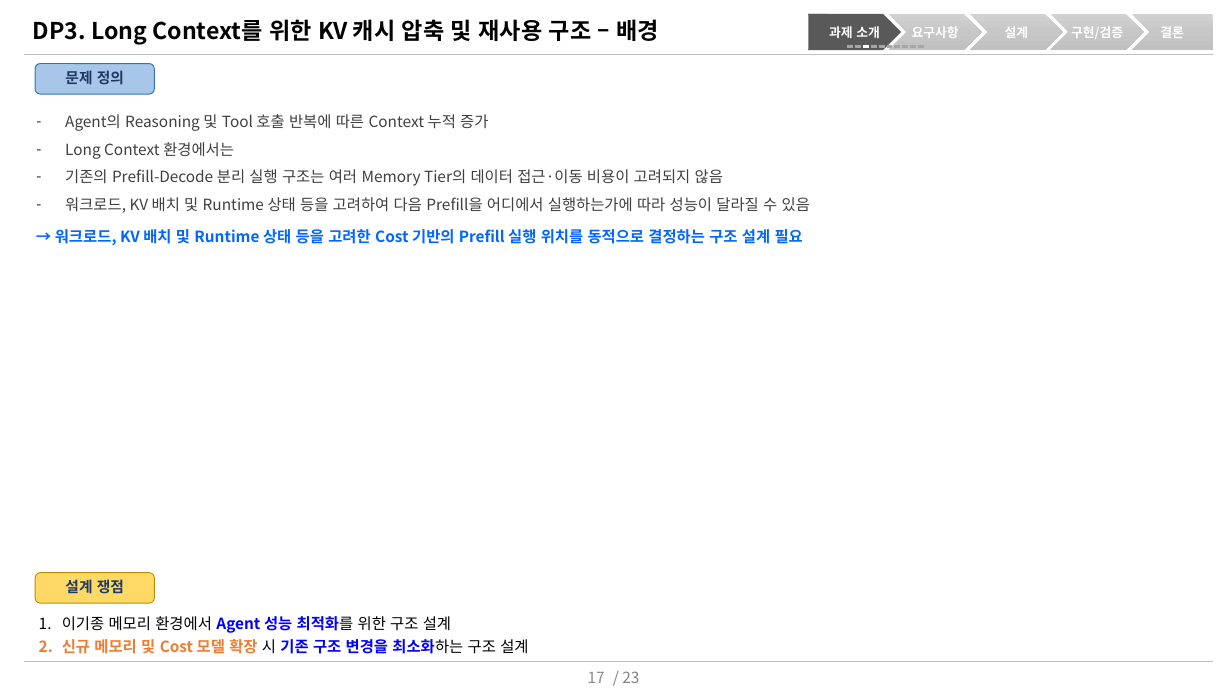
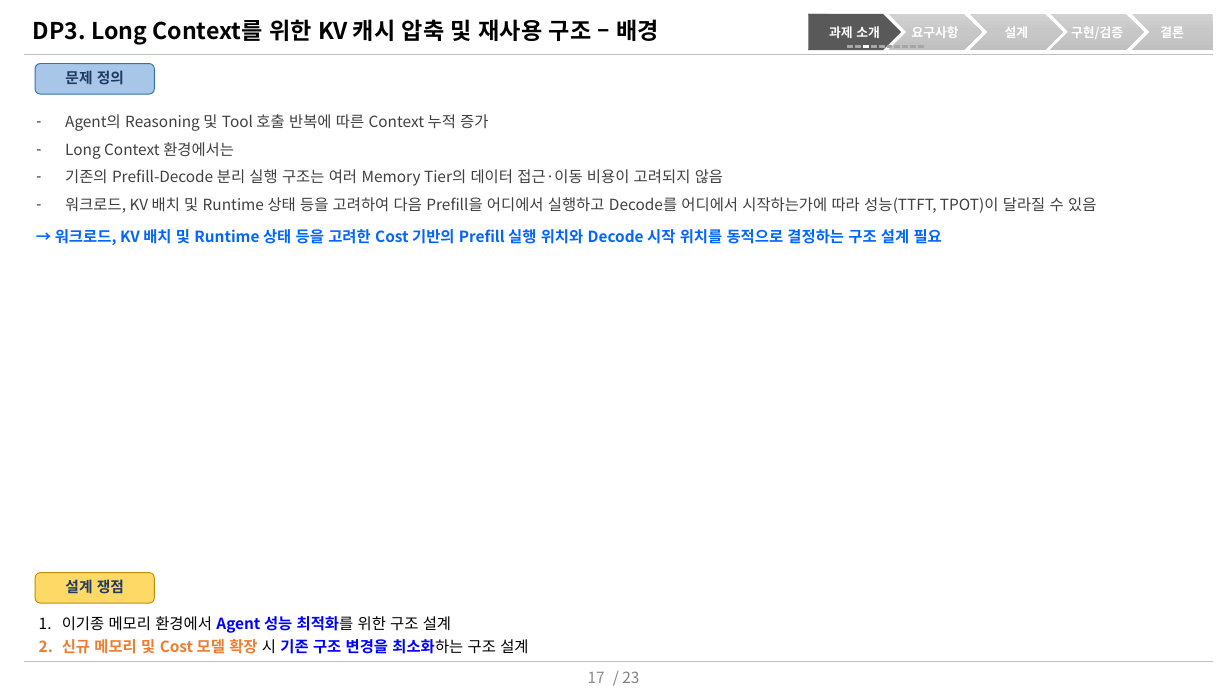
Before and after one commit to mkim0628/vllm, a slide deck: slide 17 of doc-mk/DP0/DP0-slides.pptx. Drawn at 1232x693 pixels with LibreOffice and Linux fonts; fonts in the diff are those of the drawing. Boxes give left, top, right and bottom in pixels: in the first picture for what was removed or moved away, otherwise in the second. Text is boxed around its words. In the diff, an @@ line names an element or a change of style, - is before the commit and + after.

```diff
--- a/doc-mk/DP0/DP0-slides.pptx
+++ b/doc-mk/DP0/DP0-slides.pptx
@@ text at <box>65,197,1096,213</box>: text changed @@
-– 워크로드, KV 배치 및 Runtime 상태 등을 고려하여 다음 Prefill을 어디에서 실행하는가에 따라 성능이 달라질 수 있음
+– 워크로드, KV 배치 및 Runtime 상태 등을 고려하여 다음 Prefill을 어디에서 실행하고 Decode를 어디에서 시작하는가에 따라 성능(TTFT, TPOT)이 달라질 수 있음
@@ text at <box>55,229,942,245</box>: text changed @@
-→ 워크로드, KV 배치 및 Runtime 상태 등을 고려한 Cost 기반의 Prefill 실행 위치를 동적으로 결정하는 구조 설계 필요
+→ 워크로드, KV 배치 및 Runtime 상태 등을 고려한 Cost 기반의 Prefill 실행 위치와 Decode 시작 위치를 동적으로 결정하는 구조 설계 필요
```
Also in this commit, not shown: 5 other slides changed, 3 other files.
